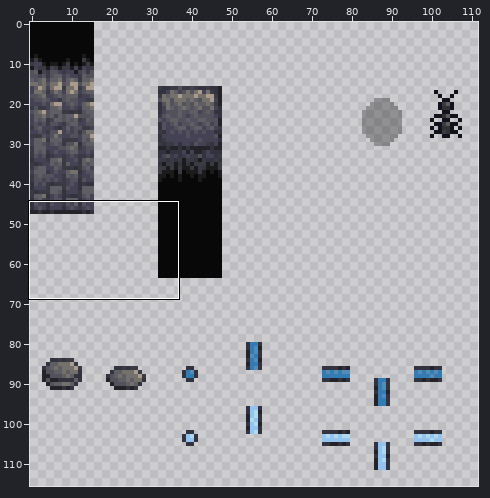
File history of a pixel-art file, resources/sprites.aseprite. Above: a wide view before the commit, with the close-up outlined.
Close-up. Earlier state:
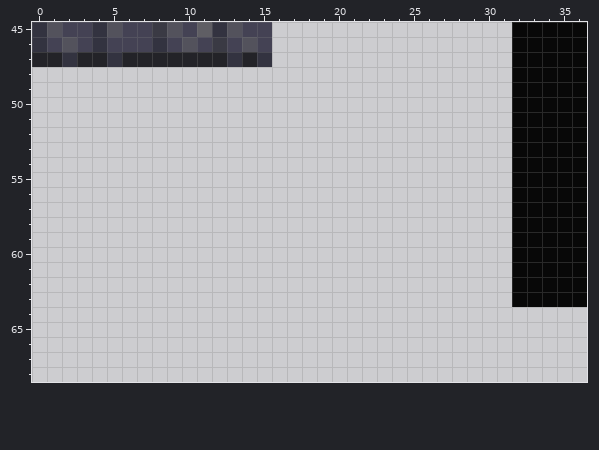
128x128 pixels, 1 frame. Colours within 5 levels of each other are drawn and written as one. Shown: x 0..36, y 45..68. The wide view leaves out empty margins. The commit also changed other parts of the picture, which this record leaves out.
New version:
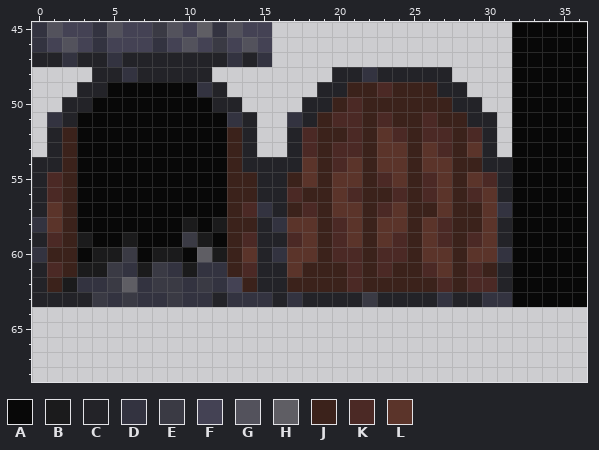
Palette (. is transparent): A #080808  B #1b1b1c  C #232328  D #333340  E #3a3a44  F #444254  G #53525c  H #5f5e64  J #3b221b  K #4b2925  L #5b342a
From old to new:
y 48: x 4..11 ........ -> CCDCCCCC; x 20..27 ........ -> CCDCCCCC
y 49: x 3..12 .......... -> CCAAAAAADC; x 19..28 .......... -> CCJJKJJJCC
y 50: x 2..13 ............ -> CCAAAAAAAACC; x 18..29 ............ -> CCJKJJJJJJCC
y 51: x 1..14 .............. -> DCAAAAAAAAAADC; x 17..30 .............. -> DCJKKJKJJKJJCC
y 52: x 1..14 .............. -> CJAAAAAAAAAAJC; x 17..30 .............. -> CKJJKJLKJKKJKC
y 53: x 1..14 .............. -> CJAAAAAAAAAAJC; x 17..30 .............. -> CKJKKJLLJLKJLC
y 54: x 0..31 ................................ -> CCJAAAAAAAAAAJCCCCLJKLJLLJLLJJCC
y 55: x 0..31 ................................ -> CKJAAAAAAAAAAJJCCJLJLLJKLJKLJLKC
y 56: x 0..31 ................................ -> CKJAAAAAAAAAAJJCCKJJLKJJKJKLJKLC
y 57: x 0..31 ................................ -> CLJAAAAAAAAAAJKDCJKJLLJKLJJLJJLD
y 58: x 0..31 ................................ -> DLJAAAAAAABABJJCDLLJKLJLLJLKJJLC
y 59: x 0..31 ................................ -> CKJBAABAAAEBAJKCCKLJKLJLKJLKJKLC
y 60: x 0..31 ................................ -> DJJABBEABBAHBJLCDLLJKKJKKJLLJLLD
y 61: x 0..31 ................................ -> CKJBBEDBEDBDDJKCCLJJJKJKJJKLJKJC
y 62: x 0..31 ................................ -> CJBDDEHDEEDEDFJCCJJJJKJJJJJKJKKC
y 63: x 0..31 ................................ -> CCCCEDEDDEDDCDDDCDCCCCECCCCDCCDD
Changed places in both close-ups, as pixel boxes (x1, y1, x2, y2):
added: (32, 67, 512, 307)
